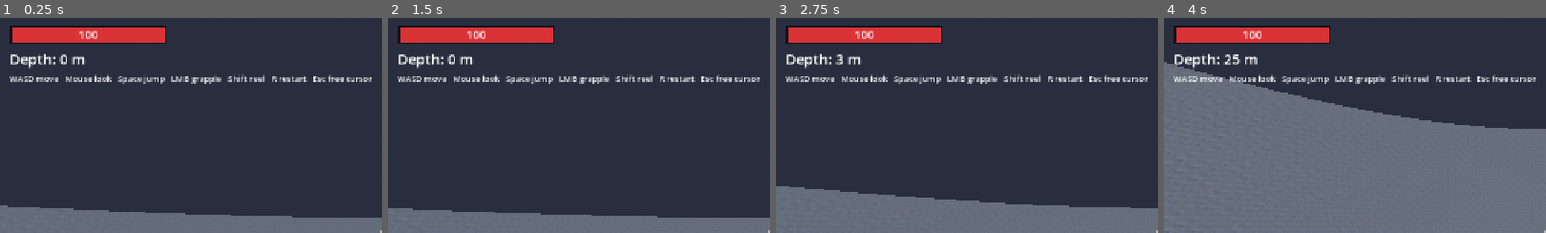
Above: before the commit, frames 1-4 (left to right).
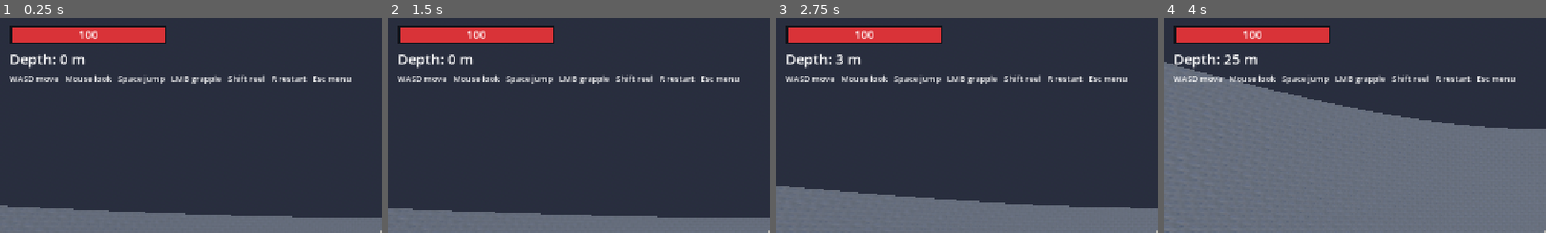
Above: after the commit, the same moments.

Repository: CallumHYoung/ash
Game: Godot game, scene res://scenes/main.tscn
Same seed, same stepped clock (60 frames per second), same inputs: the game is played once before the commit and once after it.
Inputs (mouse positions are % of the whole screen's width and height, from its top left):
- Up to frame 1 (0.25 s): no input
- Up to frame 2 (1.5 s): tap Enter at 0.5 s; move the mouse to (55, 50) at 0.52 s; hold Shift (reel) 0.53-1.28 s; hold W (move_forward) from 0.53 s (still down); click (55, 50) at 0.6 s; tap Space (jump) at 0.77, 1.07 s; move the mouse to (45, 50) at 1.27 s; tap Shift (reel) at 1.35 s; click (45, 50) at 1.42 s
- Up to frame 3 (2.75 s): keep holding W (move_forward); tap Space (jump) at 1.52, 1.55, 1.82, 2.1 s; move the mouse to (52, 48) at 2.02 s; click (52, 48) at 2.3 s
- Up to frame 4 (4 s): keep holding W (move_forward); move the mouse to (49, 52) at 2.77 s; click (49, 52) at 2.85 s; tap Space (jump) at 3.02, 3.32, 3.77, 3.8 s; tap Shift (reel) at 3.05 s; move the mouse to (57, 51) at 3.52 s; hold Shift (reel) from 3.53 s (still down); click (57, 51) at 3.67 s
The pictures show only the part of the screen within x 0-50%, y 0-50%; the shares and areas given below are measured in that part.

The runs differ from the first frame. In frame 1, 0.2% of the frame differs, in the area x 86-98%, y 26-30%; in frame 2, 0.2%; in frame 3, 0.2%; in frame 4, 0.2%.

Commit message:
Add pause menu, looping background music, and master volume slider
Co-Authored-By: Claude Opus 4.7 (1M context) <noreply@anthropic.com>

Diff:
--- a/scenes/main.tscn
+++ b/scenes/main.tscn
@@ -1,9 +1,11 @@
-[gd_scene load_steps=6 format=3]
+[gd_scene load_steps=8 format=3]
 
 [ext_resource type="Script" path="res://scripts/main.gd" id="1_main"]
 [ext_resource type="PackedScene" path="res://scenes/player.tscn" id="2_player"]
 [ext_resource type="PackedScene" path="res://scenes/platform.tscn" id="3_platform"]
 [ext_resource type="Script" path="res://scripts/cavern.gd" id="4_cavern"]
+[ext_resource type="Script" path="res://scripts/pause_menu.gd" id="5_pause"]
+[ext_resource type="AudioStream" path="res://Chasm of Ash.mp3" id="6_music"]
 
 [sub_resource type="ProceduralSkyMaterial" id="ProceduralSkyMaterial_1"]
 sky_top_color = Color(0.27, 0.27, 0.34, 1)
@@ -135,4 +137,62 @@
 offset_right = 760.0
 offset_bottom = 150.0
 theme_override_font_sizes/font_size = 14
-text = "WASD move   Mouse look   Space jump   LMB grapple   Shift reel   R restart   Esc free cursor"
+text = "WASD move   Mouse look   Space jump   LMB grapple   Shift reel   R restart   Esc menu"
+
+[node name="Music" type="AudioStreamPlayer" parent="."]
+process_mode = 3
+stream = ExtResource("6_music")
+autoplay = true
+
+[node name="PauseMenu" type="CanvasLayer" parent="."]
+process_mode = 3
+script = ExtResource("5_pause")
+
+[node name="Dim" type="ColorRect" parent="PauseMenu"]
+anchor_right = 1.0
+anchor_bottom = 1.0
+color = Color(0, 0, 0, 0.6)
+
+[node name="Panel" type="Panel" parent="PauseMenu"]
+anchor_left = 0.5
+anchor_top = 0.5
+anchor_right = 0.5
+anchor_bottom = 0.5
+offset_left = -180.0
+offset_top = -180.0
+offset_right = 180.0
+offset_bottom = 180.0
+
+[node name="VBox" type="VBoxContainer" parent="PauseMenu/Panel"]
+anchor_right = 1.0
+anchor_bottom = 1.0
+offset_left = 24.0
+offset_top = 24.0
+offset_right = -24.0
+offset_bottom = -24.0
+alignment = 1
+theme_override_constants/separation = 14
+
+[node name="Title" type="Label" parent="PauseMenu/Panel/VBox"]
+text = "Paused"
+horizontal_alignment = 1
+theme_override_font_sizes/font_size = 32
+
+[node name="VolumeLabel" type="Label" parent="PauseMenu/Panel/VBox"]
+text = "Volume"
+horizontal_alignment = 1
+theme_override_font_sizes/font_size = 16
+
+[node name="VolumeSlider" type="HSlider" parent="PauseMenu/Panel/VBox"]
+custom_minimum_size = Vector2(0, 24)
+max_value = 1.0
+step = 0.01
+value = 0.7
+
+[node name="ResumeButton" type="Button" parent="PauseMenu/Panel/VBox"]
+custom_minimum_size = Vector2(0, 44)
+text = "Resume"
+
+[node name="ExitButton" type="Button" parent="PauseMenu/Panel/VBox"]
+custom_minimum_size = Vector2(0, 44)
+text = "Exit Game"
--- /dev/null
+++ b/scripts/pause_menu.gd
@@ -0,0 +1,46 @@
+extends CanvasLayer
+
+const DEFAULT_VOLUME: float = 0.7
+
+@onready var resume_button: Button = $Panel/VBox/ResumeButton
+@onready var exit_button: Button = $Panel/VBox/ExitButton
+@onready var volume_slider: HSlider = $Panel/VBox/VolumeSlider
+
+
+func _ready() -> void:
+	visible = false
+	resume_button.pressed.connect(_resume)
+	exit_button.pressed.connect(get_tree().quit)
+	volume_slider.value = DEFAULT_VOLUME
+	volume_slider.value_changed.connect(_on_volume_changed)
+	_on_volume_changed(DEFAULT_VOLUME)
+
+
+func _on_volume_changed(v: float) -> void:
+	# Drive the master bus so future SFX scale with the same slider. Mute below
+	# the floor instead of feeding -inf dB to the audio server.
+	var bus := AudioServer.get_bus_index("Master")
+	AudioServer.set_bus_mute(bus, v <= 0.0)
+	if v > 0.0:
+		AudioServer.set_bus_volume_db(bus, linear_to_db(v))
+
+
+func _unhandled_input(event: InputEvent) -> void:
+	if event is InputEventKey and event.pressed and not event.echo and event.keycode == KEY_ESCAPE:
+		if get_tree().paused:
+			_resume()
+		else:
+			_pause()
+		get_viewport().set_input_as_handled()
+
+
+func _pause() -> void:
+	visible = true
+	get_tree().paused = true
+	Input.mouse_mode = Input.MOUSE_MODE_VISIBLE
+
+
+func _resume() -> void:
+	visible = false
+	get_tree().paused = false
+	Input.mouse_mode = Input.MOUSE_MODE_CAPTURED
--- a/scripts/player.gd
+++ b/scripts/player.gd
@@ -7,7 +7,7 @@
 #   Left Mouse (hold) .. fire grapple toward crosshair, hold to stay attached
 #   Shift (held) ....... reel rope shorter while attached
 #   R .................. respawn at top
-#   Esc ................ release mouse cursor; click again to recapture
+#   Esc ................ open pause menu
 
 const SPEED: float = 6.5
 const JUMP_VELOCITY: float = 7.5
@@ -37,7 +37,6 @@
 var checkpoint_position: Vector3 = Vector3.ZERO
 var _yaw: float = 0.0
 var _pitch: float = 0.0
-var _consume_next_grapple: bool = false
 var _last_checkpoint_floor_id: int = 0
 
 
@@ -58,11 +57,6 @@
 		_pitch = clamp(_pitch - event.relative.y * MOUSE_SENSITIVITY, -PI / 2.0 + 0.05, PI / 2.0 - 0.05)
 		rotation.y = _yaw
 		camera.rotation.x = _pitch
-	elif event is InputEventKey and event.pressed and event.keycode == KEY_ESCAPE:
-		Input.mouse_mode = Input.MOUSE_MODE_VISIBLE
-	elif event is InputEventMouseButton and event.pressed and event.button_index == MOUSE_BUTTON_LEFT and Input.mouse_mode != Input.MOUSE_MODE_CAPTURED:
-		Input.mouse_mode = Input.MOUSE_MODE_CAPTURED
-		_consume_next_grapple = true
 
 
 func _physics_process(delta: float) -> void:
@@ -179,10 +173,7 @@
 
 func _handle_grapple_input() -> void:
 	if Input.is_action_just_pressed("grapple"):
-		if _consume_next_grapple:
-			_consume_next_grapple = false
-		else:
-			_try_fire_grapple()
+		_try_fire_grapple()
 	if Input.is_action_just_released("grapple"):
 		grapple_attached = false
 
Not shown, added: Chasm of Ash.mp3.import
Not shown, added: scripts/pause_menu.gd.uid
Not shown, added: Chasm of Ash.mp3
